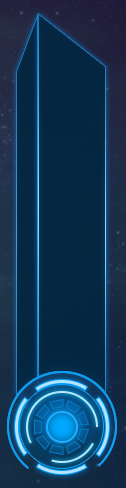
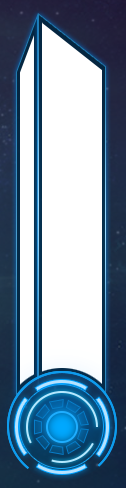
Revision of a layered 126px x 488px image; what changed, layer by layer:
added group "Fill" (1st of 2, in "SpeedSlider" › "CurrentSpeed") with 1 layers in group "CurrentSpeed" over [42, 22, 102, 384]
added layer "CurrentSpeedFill" in group "Fill" over [42, 22, 102, 384]
added group "Ouline" with 3 layers in group "CurrentSpeed" over [42, 22, 102, 384]
moved "Background" (2nd of 3, in "SpeedSlider" › "CurrentSpeed" › "Ouline") into group "Ouline" over [42, 22, 102, 384]
added group "Fill" (2nd of 2, in "SpeedSlider" › "SpeedLimit") with 1 layers in group "SpeedLimit" over [20, 35, 34, 385]
added layer "SpeedLimitFill" in group "Fill" over [20, 35, 34, 385]
added group "Outline" with 3 layers in group "SpeedLimit" over [20, 35, 34, 385]
moved "Background" (3rd of 3, in "SpeedSlider" › "SpeedLimit" › "Outline") into group "Outline" over [20, 35, 34, 385]
